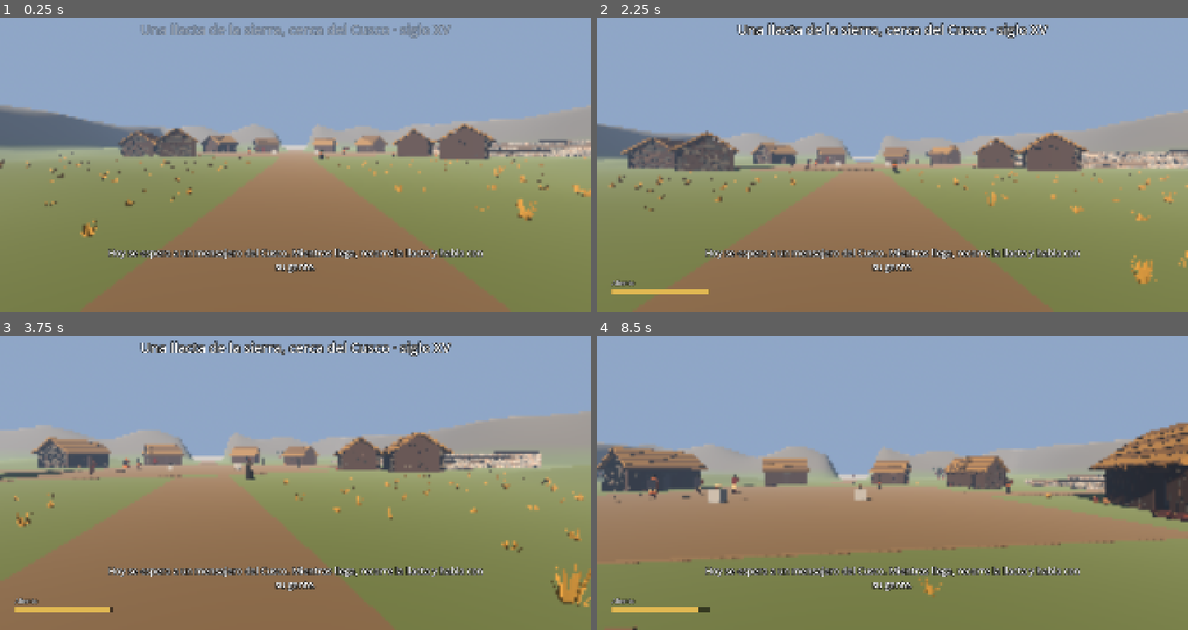
Above: before the commit, frames 1-4 (two rows, left to right).
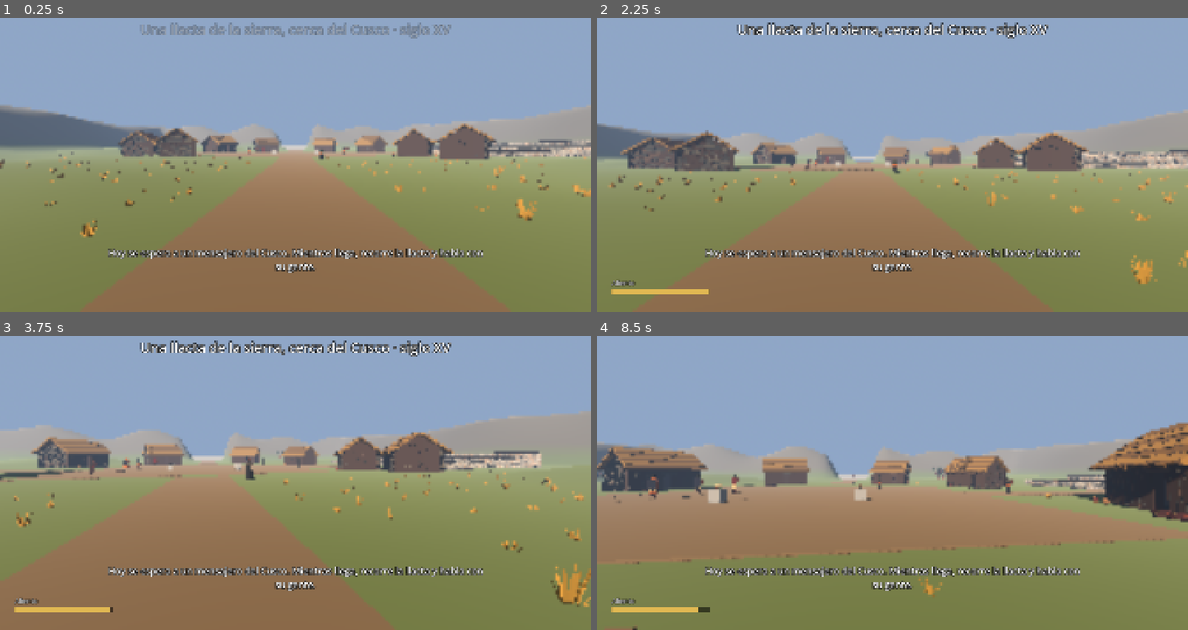
Above: after the commit, the same moments.

Repository: joseamaya/memorias-del-peru
Game: Godot game, scene res://campaigns/01_pachacutec/scenes/world/mundo_base.tscn
Two runs of this game, one before a commit and one after it. Both use one fixed random seed, a clock stepped at 60 frames per second and the inputs below. Sound files missing from this copy of the repository are replaced by a short silence.
Inputs (mouse positions are in pixels of both pictures, inside the frame that each line leads up to):
- Up to frame 1 (0.25 s): no input
- Up to frame 2 (2.25 s): tap Enter at 0.5 s; move the mouse to (922, 144) at 0.52 s; hold E (interact) 0.53-1.28 s; hold W (move_forward) from 0.53 s (still down); tap Space (jump) at 0.77, 1.52 s; move the mouse to (862, 147) at 1.27 s; tap Shift (run) at 1.35 s; move the mouse to (904, 141) at 2.02 s; tap R at 2.1 s
- Up to frame 3 (3.75 s): keep holding W (move_forward); move the mouse to (289, 468) at 2.77 s; tap E (interact) at 2.85 s; tap Space (jump) at 3.02 s; move the mouse to (336, 468) at 3.52 s; hold Shift (run) from 3.53 s (still down)
- Up to frame 4 (8.5 s): tap Space (jump) at 3.77, 4.52, 6.02, 6.77, 7.52 s; move the mouse to (845, 459) at 4.27 s; release Shift (run) at 4.28 s; tap R at 4.35, 6.6 s; move the mouse to (898, 465) at 5.02 s; hold E (interact) 5.03-5.78 s; move the mouse to (868, 456) at 5.77 s; release W (move_forward) at 5.78 s; hold D (move_right) 5.78-6.53 s; tap Shift (run) at 5.85 s; move the mouse to (922, 462) at 6.52 s; hold W (move_forward) from 6.53 s (still down); move the mouse to (862, 465) at 7.27 s; tap E (interact) at 7.35 s; move the mouse to (904, 459) at 8.02 s; hold Shift (run) from 8.03 s (still down)

The runs differ from the first frame. In frame 1, 0.2% of the frame differs, in the area x 73-100%, y 41-48%; in frame 2, 0.2%; in frame 3, less than 0.1%; in frame 4, less than 0.1%.

Commit message:
pachacutec(docs): fichas restantes comprobadas en línea y firmadas
- PCH-006, 007, 008, 016, 017, 019 y 020 con citas completas, comprobadas
  por el agente y firmadas en bloque por el responsable del proyecto
  (2026-11-11), sin consulta personal de las ediciones.
- PCH-016: la plaza pasa a licencia de diseño (A / R / N); se declara la
  discrepancia con Cobo.
- PCH-008: terrazas de piedra seca; juntas de los muros más oscuras.
- PCH-017: se cita Betanzos cap. VII en lugar de Sarmiento.
- docs/05: nota sobre el criterio de fichas (PCH-014 depende de ADR-0011).

Co-Authored-By: Claude Opus 5.5 <noreply@anthropic.com>

Diff:
--- a/campaigns/01_pachacutec/scripts/world/mundo_base.gd
+++ b/campaigns/01_pachacutec/scripts/world/mundo_base.gd
@@ -97,9 +97,11 @@
 const FIELD_RIDGE_HEIGHT: float = 0.09
 const FIELD_LIFT: float = 0.02
 const FIELD_MARGIN: float = 0.25
-## Mortero de barro entre las piedras de los muros de contención: es el color
-## del bloque de colisión, que asoma entre las piedras de StoneWall.
-const TERRACE_MORTAR_COLOR: Color = Color(0.4, 0.32, 0.24, 1.0)
+## Juntas entre las piedras de los muros de contención: es el color del bloque
+## de colisión, que asoma entre las piedras de StoneWall. Oscuro, como las
+## juntas de la piedra seca sin mortero que Cobo describe en los andenes del
+## Cusco (PCH-008).
+const TERRACE_MORTAR_COLOR: Color = Color(0.2, 0.19, 0.17, 1.0)
 ## Rampas de las terrazas: piedra clara de camino, para que se vea por dónde
 ## se sube.
 const RAMP_COLOR: Color = Color(0.6, 0.53, 0.42, 1.0)
--- a/campaigns/01_pachacutec/scripts/world/stone_wall.gd
+++ b/campaigns/01_pachacutec/scripts/world/stone_wall.gd
@@ -1,12 +1,12 @@
 class_name StoneWall
 extends RefCounted
-## Cara de muro de pirka (piedra de campo con mortero de barro) generada en
-## Godot para los muros de contención de las terrazas (alcance §6.1: malla
+## Cara de muro de piedra de campo generada en Godot para los muros de
+## contención de las terrazas (alcance §6.1: malla
 ## procedural; ficha PCH-008, reconstrucción R).
 ##
 ## Cada cara se llena de hiladas de piedras irregulares que sobresalen un poco
-## del bloque de colisión; el bloque, de color barro, hace de mortero entre
-## ellas. Una sola malla con color por vértice por terraza: una llamada de
+## del bloque de colisión; el bloque asoma entre ellas como junta (oscura,
+## de piedra seca, en las terrazas). Una sola malla con color por vértice por terraza: una llamada de
 ## dibujo. El reparto es determinista para una semilla dada.
 
 const COURSE_MIN: float = 0.2
Not shown, changed: campaigns/01_pachacutec/documentation/alcance_vertical_slice.md
Not shown, changed: campaigns/01_pachacutec/documentation/hoja_verificacion_fichas.md
Not shown, changed: campaigns/01_pachacutec/documentation/registro_historico.md
Not shown, changed: docs/05_plan_de_implementacion.md
